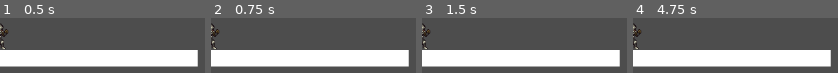
Above: before the commit, frames 1-4 (left to right).
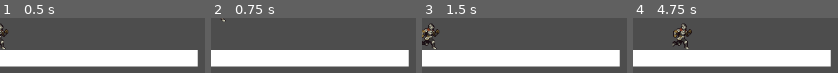
Above: after the commit, the same moments.

Repository: Chris-wav/indieGameDev
Game: Godot game, scene res://node_2d.tscn
Two runs of this game, one before a commit and one after it. Both use one fixed random seed, a clock stepped at 60 frames per second and the inputs below. The project has no main scene, so this scene is started directly.
Inputs:
- Up to frame 1 (0.5 s): no input
- Up to frame 2 (0.75 s): tap Enter (move_right) at 0.5 s; hold Enter (move_right) from 0.53 s (still down); tap Up (jump) at 0.6 s
- Up to frame 3 (1.5 s): keep holding Enter (move_right); tap Up (jump) at 0.77, 1.07, 1.35 s; tap Space at 1.25 s
- Up to frame 4 (4.75 s): tap Up (jump) at 1.52, 1.82, 2.1, 2.85, 3.02, 3.32, 3.6, 3.77, 4.07, 4.35, 4.52 s; release Enter (move_right) at 2.03 s; hold Left (move_left) 2.03-2.78 s; tap Space at 2.75, 4.25 s; hold Enter (move_right) 2.78-4.28 s; hold Left (move_left) from 4.28 s (still down)

Frame 1 is identical in both runs. In frame 2, 0.9% of the frame differs, in the area x 0-8%, y 0-57%; in frame 3, 2.0%; in frame 4, 2.9%, in the area x 0-29%, y 9-57%.

Commit message:
basic player movement left-right and jump

Diff:
--- a/player.gd
+++ b/player.gd
@@ -1 +1,22 @@
-extends CharacterBody2D;
+extends CharacterBody2D
+
+@export var speed = 200
+@export var jump_velocity = -350
+@export var gravity = 900
+
+func _physics_process(delta):
+	# Gravity
+	if not is_on_floor():
+		velocity.y += gravity * delta
+
+	var direction = Input.get_axis("move_left", "move_right")
+
+	if direction != 0:
+		velocity.x = direction * speed
+	else:
+		velocity.x = move_toward(velocity.x, 0, speed)
+
+	if Input.is_action_just_pressed("jump") and is_on_floor():
+		velocity.y = jump_velocity
+
+	move_and_slide()
